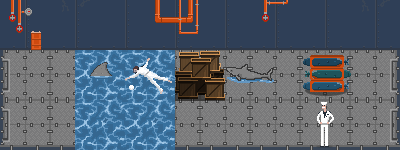
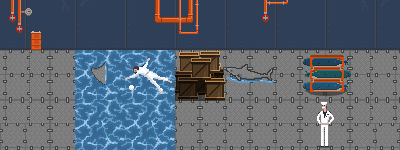
Comparing the layer stacks of the two 400 x 150 images. Changes:
painted on "shark_fin_01_L" over left=77, top=50, right=127, bottom=100
painted on "wallTile_D_01 copy 7" over left=350, top=123, right=400, bottom=150
painted on "wallTile_D_01 copy 6" over left=300, top=123, right=350, bottom=150
painted on "wallTile_D_01 copy 5" over left=250, top=123, right=300, bottom=150
painted on "wallTile_D_01 copy 4" over left=200, top=123, right=250, bottom=150
painted on "wallTile_D_01 copy 3" over left=175, top=123, right=200, bottom=150
painted on "wallTile_D_01 copy" over left=50, top=123, right=75, bottom=150
painted on "wallTile_D_01" over left=0, top=123, right=50, bottom=150
painted on "wallTile_R_01 copy" over left=370, top=100, right=400, bottom=150
painted on "wallTile_R_01" over left=370, top=50, right=400, bottom=100
painted on "wallTile_L_01 copy" over left=0, top=100, right=30, bottom=150
painted on "wallTile_L_01" over left=0, top=50, right=30, bottom=100
painted on "torpedoRack_01" over left=305, top=58, right=348, bottom=94
